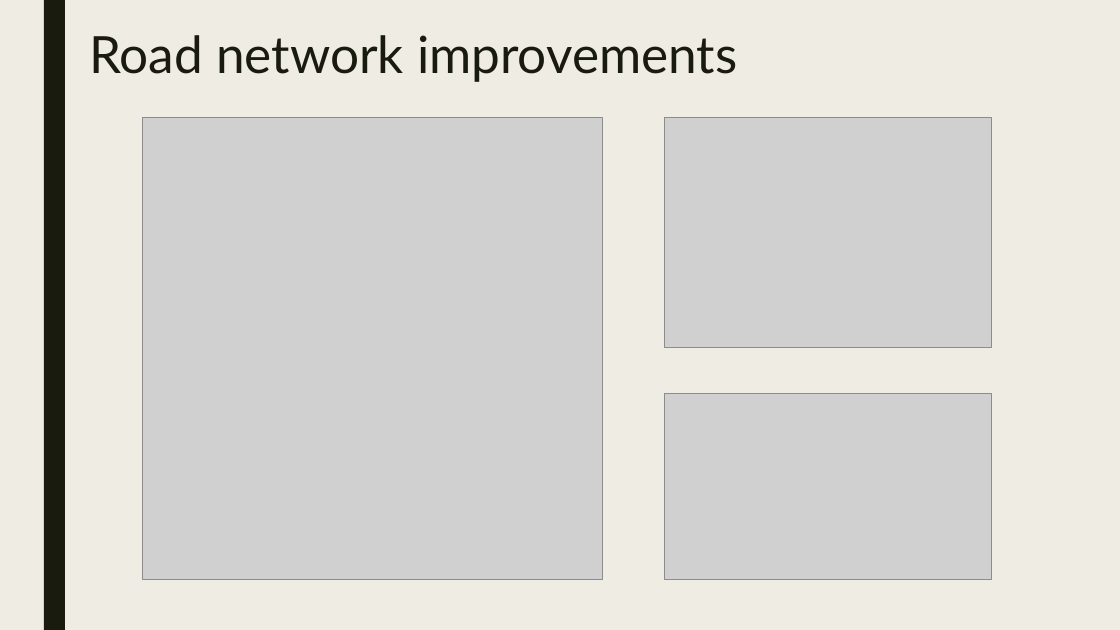
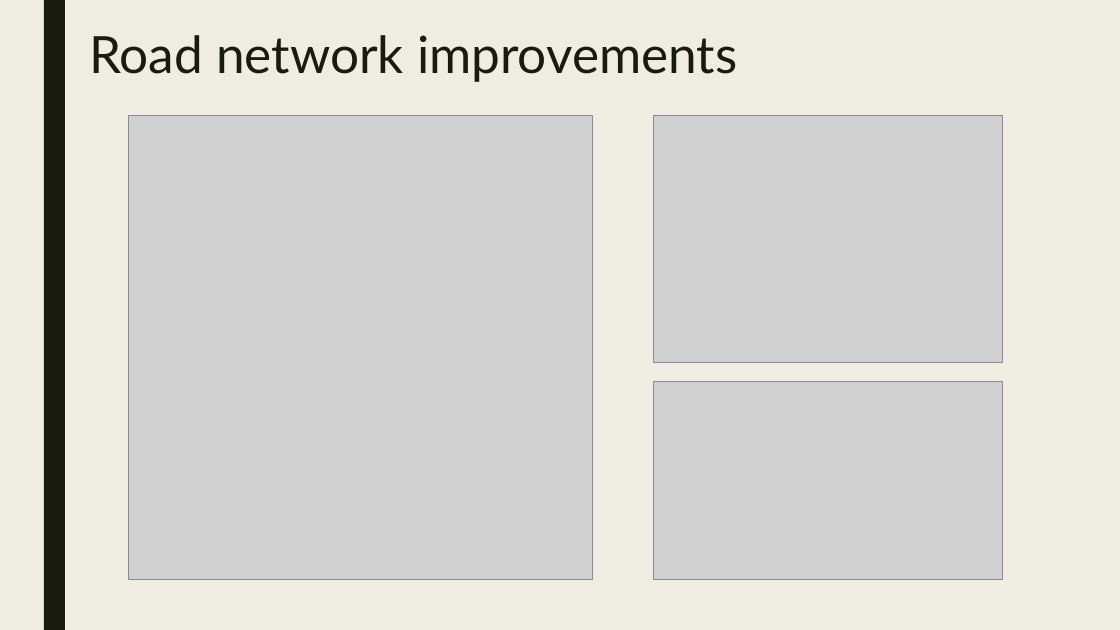
Before and after one commit to JosephBarber96/FinalProject, a slide deck: slide 23 of Presentation.pptx (slide 21 before the commit). Drawn at 1120x630 pixels with LibreOffice and Linux fonts; fonts in the diff are those of the drawing; grey boxes stand for pictures. Boxes give left, top, right and bottom in pixels: in the first picture for what was removed or moved away, otherwise in the second. Text is boxed around its words. In the diff, an @@ line names an element or a change of style, - is before the commit and + after.

```diff
--- a/Presentation.pptx
+++ b/Presentation.pptx
@@ picture: place and size @@
-picture at <box>142,117,602,580</box>
+picture at <box>129,115,592,580</box>
@@ picture: place and size @@
-picture at <box>665,117,991,347</box>
+picture at <box>653,115,1002,363</box>
@@ picture: place and size @@
-picture at <box>665,394,991,580</box>
+picture at <box>653,381,1002,580</box>
```
Also in this commit, not shown: 6 other slides changed, 2 slides added.
